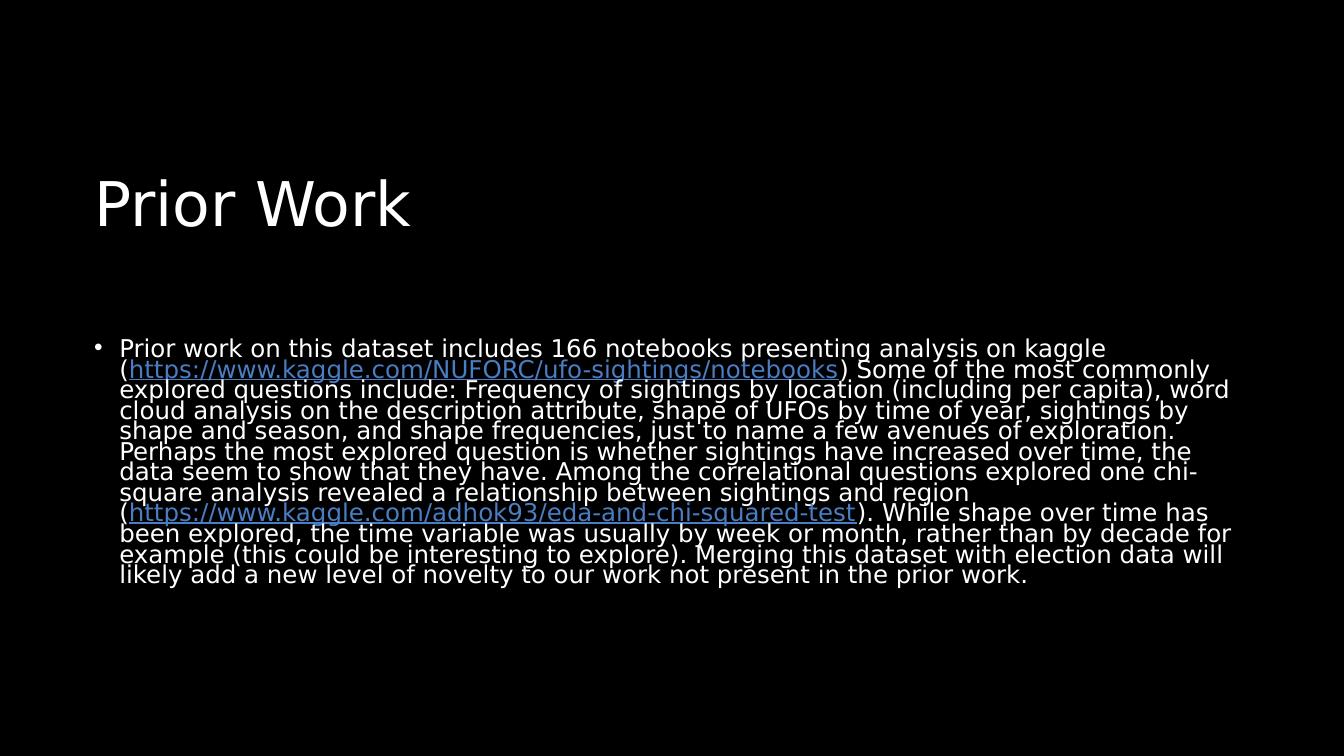
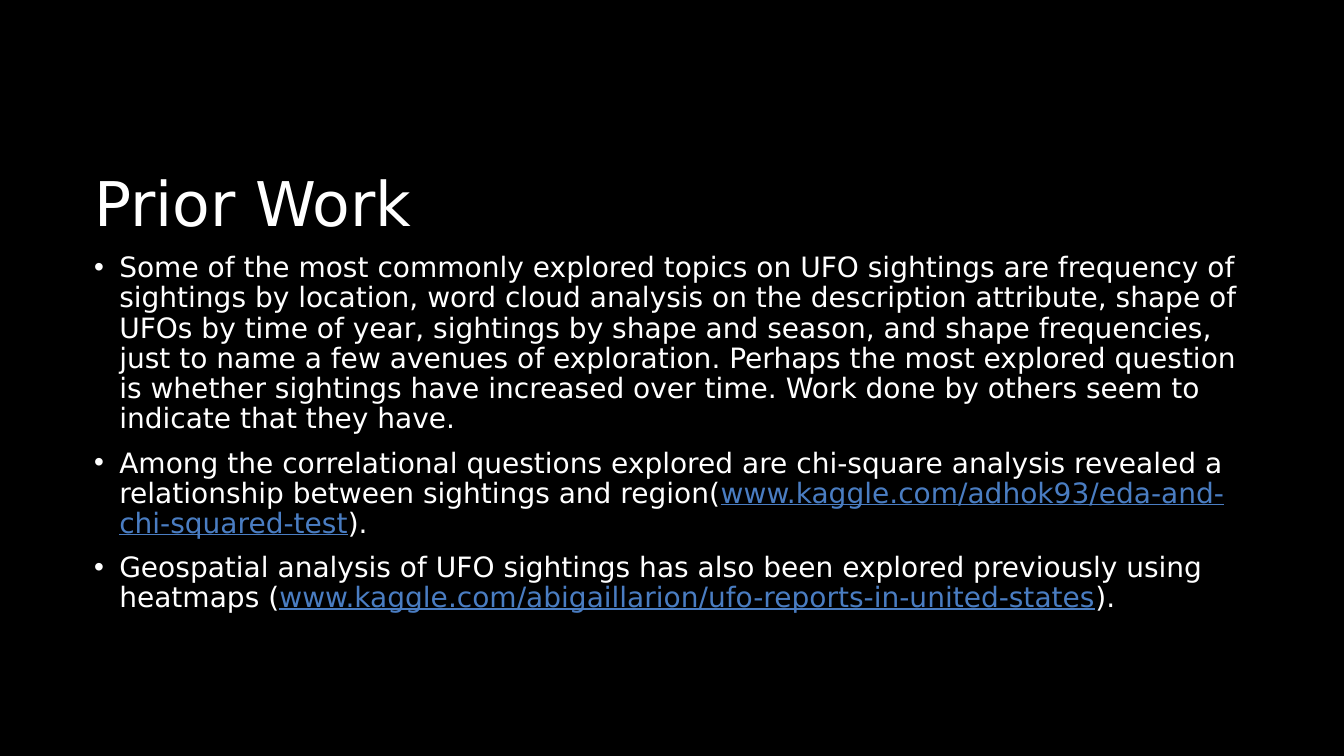
Before and after one commit to KWolley/CSPB4502_DreamTeam, a slide deck: slide 4 of UFO_presidentalElections.pptx. Drawn at 1344x756 pixels with LibreOffice and Linux fonts; fonts in the diff are those of the drawing. Boxes give left, top, right and bottom in pixels: in the first picture for what was removed or moved away, otherwise in the second. Text is boxed around its words. In the diff, an @@ line names an element or a change of style, - is before the commit and + after.

Commit message:
Update UFO_presidentalElections.pptx
updates to powerpoint

```diff
--- a/UFO_presidentalElections.pptx
+++ b/UFO_presidentalElections.pptx
@@ text at (119,255,1236,613): text changed; size 17.5 to 20 pt @@
-• Prior work on this dataset includes 166 notebooks presenting analysis on kaggle (https://www.kaggle.com/NUFORC/ufo-sightings/notebooks) Some of the most commonly explored questions include: Frequency of sightings by location (including per capita), word cloud analysis on the description attribute, shape of UFOs by time of year, sightings by shape and season, and shape frequencies, just to name a few avenues of exploration. Perhaps the most explored question is whether sightings have increased over time, the data seem to show that they have. Among the correlational questions explored one chi-square analysis revealed a relationship between sightings and region (https://www.kaggle.com/adhok93/eda-and-chi-squared-test). While shape over time has been explored, the time variable was usually by week or month, rather than by decade for example (this could be interesting to explore). Merging this dataset with election data will likely add a new level of novelty to our work not present in the prior work.
+• Some of the most commonly explored topics on UFO sightings are frequency of sightings by location, word cloud analysis on the description attribute, shape of UFOs by time of year, sightings by shape and season, and shape frequencies, just to name a few avenues of exploration. Perhaps the most explored question is whether sightings have increased over time. Work done by others seem to indicate that they have.
+• Among the correlational questions explored are chi-square analysis revealed a relationship between sightings and region(www.kaggle.com/adhok93/eda-and-chi-squared-test).
+• Geospatial analysis of UFO sightings has also been explored previously using heatmaps (www.kaggle.com/abigaillarion/ufo-reports-in-united-states).
```
Also in this commit, not shown: 3 other slides changed, 2 slides added, 1 slide removed.
